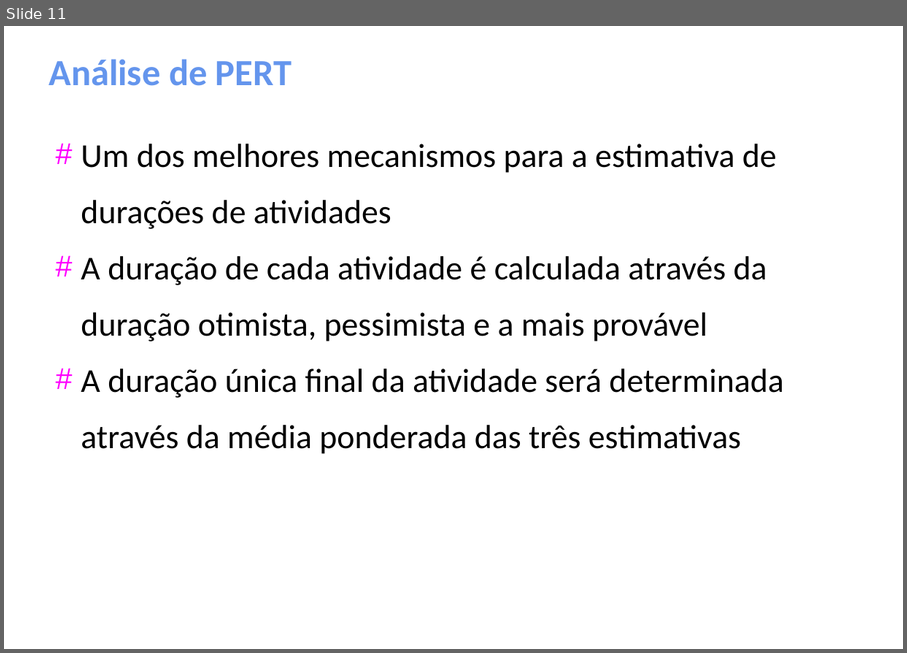
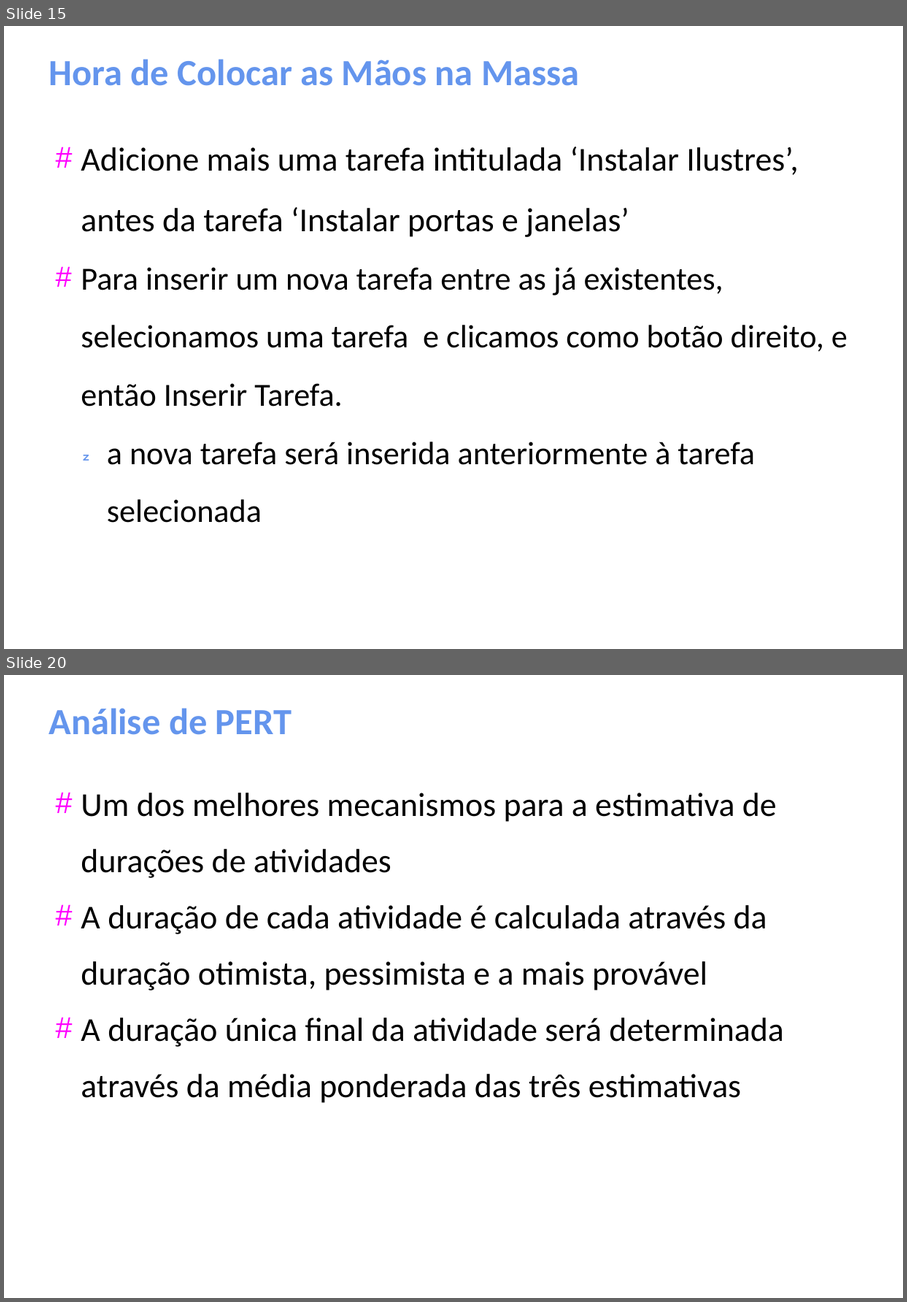
Before and after one commit to gomesluiz/gestao-de-projetos, a slide deck: aulas/project-aula-02.odp. Shown one above the other, each under a label of ours: slide 11 before the commit, slides 15 and 20 after it; the slides between them are not shown. The pictures are 907x653 and 907x1302 pixels, drawn with LibreOffice and Linux fonts; fonts in the diff are those of the drawing. Boxes give left, top, right and bottom in pixels: in the first picture for what was removed or moved away, otherwise in the second. Text is boxed around its words. In the diff, an @@ line names an element or a change of style, - is before the commit and + after.

```diff
--- a/aulas/project-aula-02.odp
+++ b/aulas/project-aula-02.odp
@@ slide 15 added at (4, 26, 903, 649), background #FFFFFF @@
@@ title added at (49, 59, 579, 86), 32 pt, text #6495ED, bold @@
+Hora de Colocar as Mãos na Massa
@@ text added at (81, 146, 848, 522), 28 pt, text #000000 @@
+# Adicione mais uma tarefa intitulada ‘Instalar Ilustres’, antes da tarefa ‘Instalar portas e janelas’
+# Para inserir um nova tarefa entre as já existentes, selecionamos uma tarefa e clicamos como botão direito, e então Inserir Tarefa.
+   a nova tarefa será inserida anteriormente à tarefa selecionada
@@ what was slide 11 is now slide 20 @@
```
Also in this commit, not shown: 17 other slides added.
